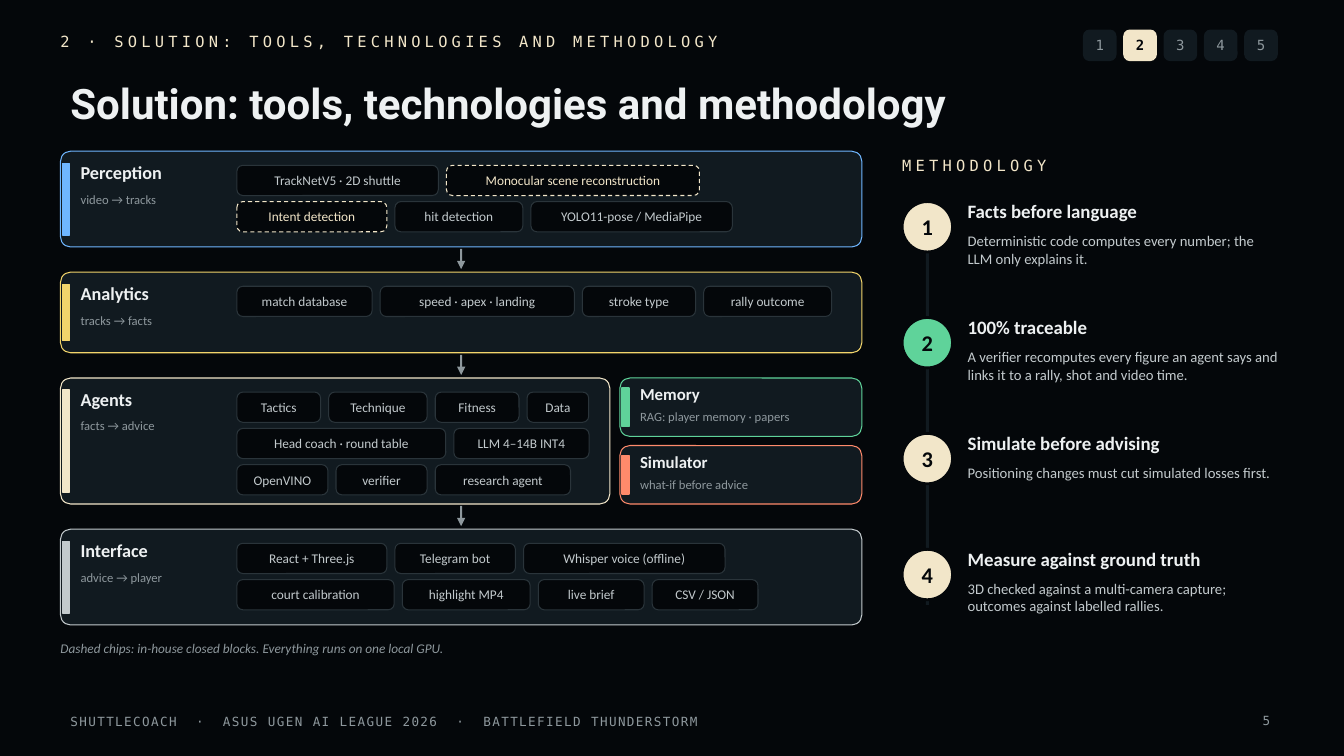
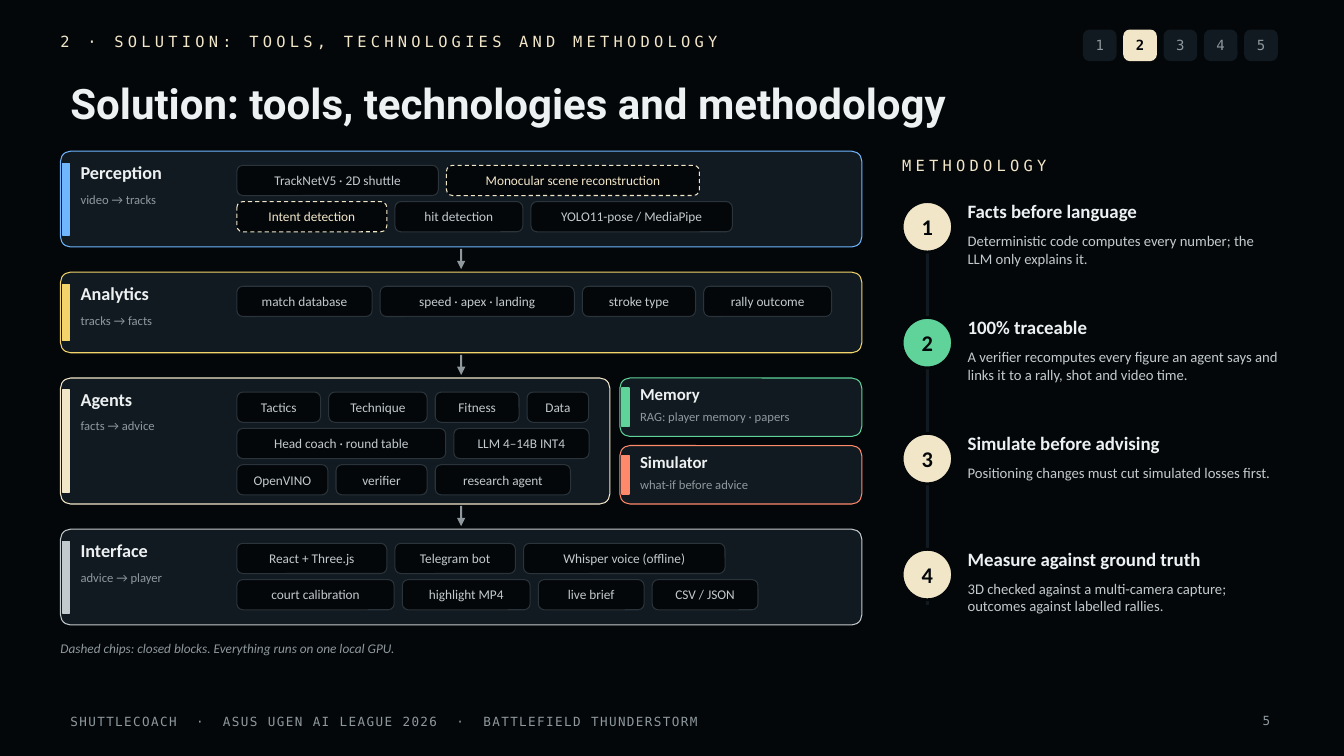
Before and after one commit to gino6178/ASUS_hackathon, a slide deck: slide 5 of deck/ShuttleCoach_StageI_Proposal_v4_static.pptx. Drawn at 1344x756 pixels with LibreOffice and Linux fonts; fonts in the diff are those of the drawing. Boxes give left, top, right and bottom in pixels: in the first picture for what was removed or moved away, otherwise in the second. Text is boxed around its words. In the diff, an @@ line names an element or a change of style, - is before the commit and + after.

```diff
--- a/deck/ShuttleCoach_StageI_Proposal_v4_static.pptx
+++ b/deck/ShuttleCoach_StageI_Proposal_v4_static.pptx
@@ text at bbox=[60, 644, 395, 655]: text changed @@
-Dashed chips: in-house closed blocks. Everything runs on one local GPU.
+Dashed chips: closed blocks. Everything runs on one local GPU.
```
Also in this commit, not shown: 1 other slide changed, 6 other files.
